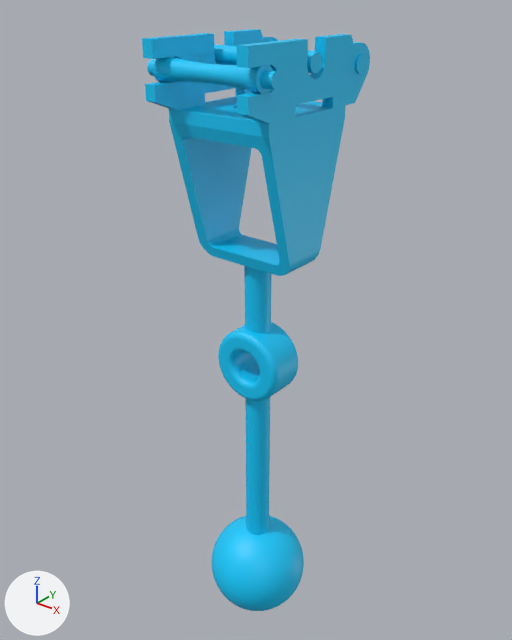
The glTF model website/gltf/WE_3.gltf as it was, and as the next commit left it.
Before and after are seen from a 50 mm lens placed at (0.368, -0.456, 0.577), pointed at (-0.011, 0.018, 0.284). Lighting does not change. The marker at lower left points along +X, +Y and +Z. Where no turn or scale is listed for an object, it has been applied to the vertices.

The scene before the commit, as lines of its bpy script (objects in view):
```python
ob_rolikwe350 = bpy.data.objects.new('RolikWE350', me_rolikwe350)
ob_rolikwe350.location = (0.005, 0.001, 0.254)
ob_rolikwe351 = bpy.data.objects.new('RolikWE351', me_rolikwe351)
ob_rolikwe351.location = (0.005, 0.001, 0.254)
ob_rolikwe352 = bpy.data.objects.new('RolikWE352', me_rolikwe352)
ob_rolikwe352.location = (0.005, 0.001, 0.254)
ob_rolikwe353 = bpy.data.objects.new('RolikWE353', me_rolikwe353)
ob_rolikwe353.location = (0.005, 0.001, 0.254)
ob_rolikwe376 = bpy.data.objects.new('RolikWE376', me_rolikwe376)
ob_rolikwe376.location = (0.005, 0.001, 0.254)
```
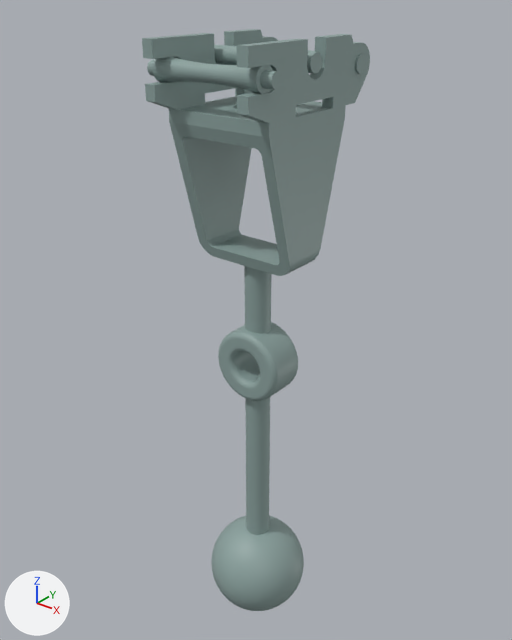
Edits to the bpy script that builds the scene:
```text
Change mat_sharedcolormat:
    mat_sharedcolormat.base_color: (0.0, 0.6, 1.0) -> (0.265, 0.365, 0.348)  # cyan #00cbff -> grey #8da39f
```

Boxes [x1, y1, x2, y2] around the edits, measured in the pictures (512 x 640 px):
'RolikWE350', recoloured (cyan to grey)
    both: [169, 96, 346, 535]
'RolikWE352', recoloured (cyan to grey)
    both: [142, 29, 370, 123]
'RolikWE376', recoloured (cyan to grey)
    both: [211, 515, 304, 611]
'RolikWE353', recoloured (cyan to grey)
    both: [147, 57, 282, 94]
'RolikWE351', recoloured
    both: [214, 45, 322, 73]
